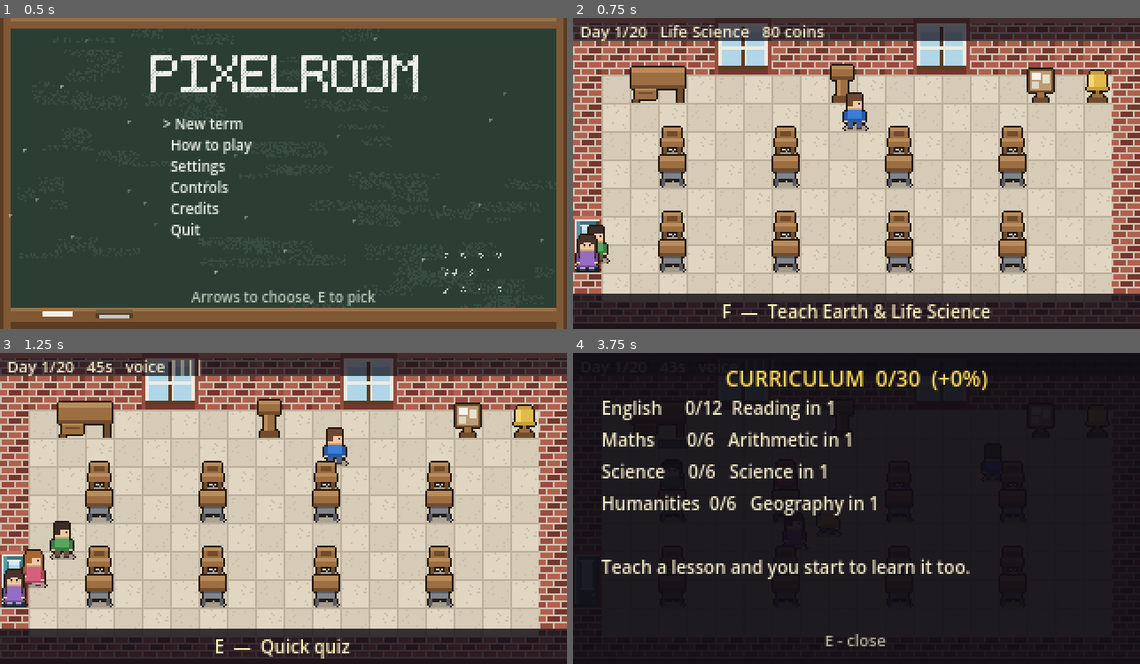
Above: before the commit, frames 1-4 (two rows, left to right).
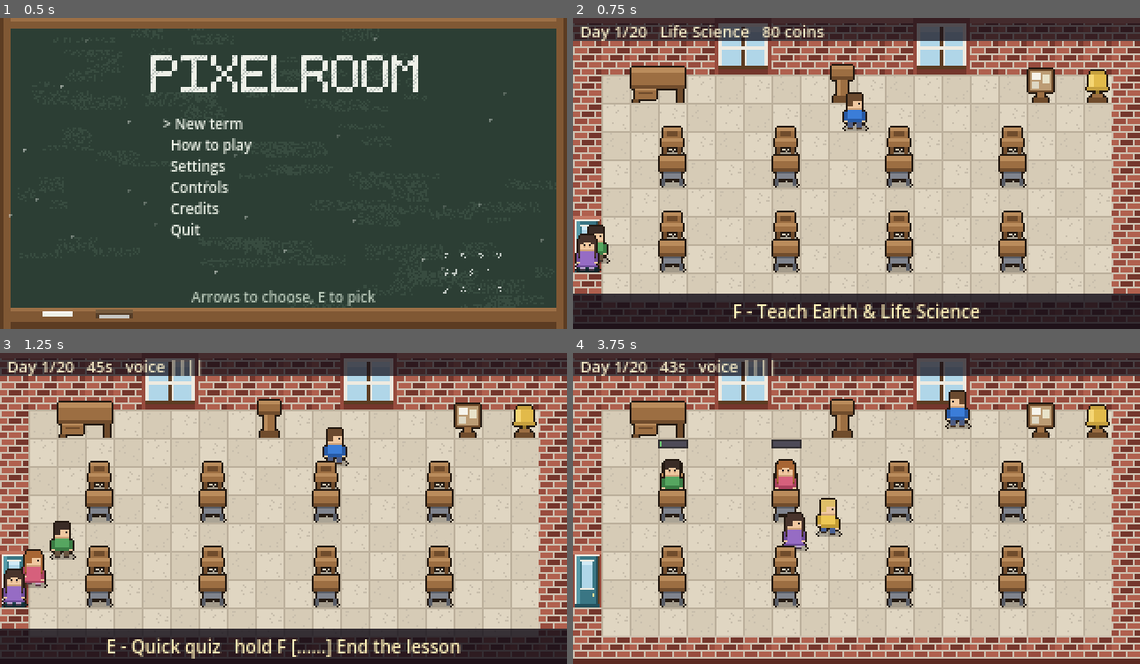
Above: after the commit, the same moments.

Repository: Mbottega16/EduSystem
Game: Godot game, scene res://scenes/ui/title.tscn
The game is run twice, just before and just after one commit, with the same random seed, the same clock (stepped at 60 frames per second) and the same inputs.
Inputs:
- Up to frame 1 (0.5 s): no input
- Up to frame 2 (0.75 s): tap Enter at 0.5 s; hold D (move_right) from 0.53 s (still down); tap E (interact) at 0.6 s
- Up to frame 3 (1.25 s): keep holding D (move_right); tap Space at 0.77 s; tap F (manage) at 0.8 s
- Up to frame 4 (3.75 s): release D (move_right) at 1.28 s; hold S (move_down) 1.28-2.03 s; tap F (manage) at 1.35, 2.3, 2.85 s; tap Space at 1.52, 3.02 s; tap E (interact) at 1.55, 2.1, 3.05 s; hold D (move_right) 2.03-2.78 s; hold W (move_up) 2.78-3.53 s; hold A (move_left) from 3.53 s (still down); hold Shift (sprint) from 3.53 s (still down)

Frame 1 is identical in both runs. In frame 2, 1.2% of the frame differs, in the area x 26-74%, y 91-97%; in frame 3, 1.5%; in frame 4, 96%, in the area x 0-100%, y 0-100%.

Commit message:
The shop was never gone; the prompt bar was only naming one button
Three reports, two of them the same bug.

THE SHOP "DISAPPEARED" and THE CURRICULUM "TOOK OVER THE BELL". The prompt
bar showed ONE target -- whichever the picker preferred, which was always E.
One target per BUTTON has been true since the podium grew a second verb; the
bar simply never said so.

So standing at the noticeboard it read "Curriculum", and the shop sitting
right there on F went unmentioned: the game looked like it had lost a
feature. Standing at the bell it read "Curriculum" again while "Ring the
bell" went unsaid on F, which is most of why the day felt impossible to end.

The bar now names both buttons whenever both are live.

THE CURRICULUM ALSO REACHED TOO FAR. Reach is the SUM of the player's zone
and the interactable's own circle -- 20 + 20 is a 40px grab, two and a half
tiles -- so a board two tiles from the bell answered from the bell's own
square. Interactables can set their own radius now and the curriculum board
uses 9px: you have to be at the board to read the board.

The shop's prompt also dropped its coin count, which was pushing its own
name off the end of the line. Your coins are on the status strip already.

COLOUR-CODED CURRICULUM. Four strands, four hues, applied consistently --
all four English rows green, both maths rows blue -- so the shape of what
you have taught is readable before a single word is. Progress is pips rather
than "2/3", and a subject you have never touched is dimmed, because what you
have NOT taught is half the information on that screen.

It needed a RichTextLabel: a Label is one colour by definition. Added as a
second body that _open() hides again, the same single line that stops any
screen leaking into the next.

Ten subjects fill the panel exactly at font 8 -- at font 10 the last three
fell off the bottom in silence, on the one screen whose job is telling you
what you have not taught yet. There is deliberately no colour key: every row
already names its own subject, so a key would cost a subject to explain
something the screen says in words.

Both bars are Labels, so both clip in silence. Both are in the fit test now.

738 assertions. Build stamp b10.

Co-Authored-By: Claude Opus 5 <noreply@anthropic.com>

Diff:
--- a/scenes/ui/hud.tscn
+++ b/scenes/ui/hud.tscn
@@ -79,6 +79,19 @@
 theme_override_font_sizes/font_size = 10
 theme_override_constants/line_spacing = 4
 
+[node name="Rich" type="RichTextLabel" parent="Overlay"]
+visible = false
+offset_left = 16.0
+offset_top = 24.0
+offset_right = 304.0
+offset_bottom = 152.0
+mouse_filter = 2
+bbcode_enabled = true
+scroll_active = false
+theme_override_colors/default_color = Color(0.95, 0.91, 0.77, 1)
+theme_override_font_sizes/normal_font_size = 10
+theme_override_constants/line_separation = 4
+
 [node name="Hint" type="Label" parent="Overlay"]
 offset_top = 156.0
 offset_right = 320.0
--- a/scripts/data/version.gd
+++ b/scripts/data/version.gd
@@ -13,7 +13,7 @@
 ##
 ## Bump BUILD whenever something lands that a player would notice.
 
-const BUILD := "b9"
+const BUILD := "b10"
 const DATED := "2026-08-14"
 
 ## The headline of what went in, short enough for one line on the title.
--- a/scripts/interact/interactable.gd
+++ b/scripts/interact/interactable.gd
@@ -12,6 +12,19 @@
 ## forever.
 
 const PICK_RADIUS := 20.0
+
+
+## Shrink (or grow) this one thing's own reach.
+##
+## Reach is the SUM of the player's zone and the interactable's circle, so a
+## default 20 here plus 20 there is a 40px grab -- two and a half tiles. Two
+## landmarks a couple of tiles apart therefore both answer from the same
+## spot, and the one on the busier button wins the prompt. Anything sharing
+## a corner with something else wants a smaller circle than the default.
+func set_pick_radius(r: float) -> void:
+	for c in get_children():
+		if c is CollisionShape2D and (c as CollisionShape2D).shape is CircleShape2D:
+			((c as CollisionShape2D).shape as CircleShape2D).radius = r
 
 ## Which button works this thing.
 ##   USE    - the constant, safe, repeated verbs: help, collect, hand in.
--- a/scripts/interact/noticeboard.gd
+++ b/scripts/interact/noticeboard.gd
@@ -16,7 +16,11 @@
 
 
 func prompt_text() -> String:
-	return "Furniture  (%d coins)" % Game.coins
+	# No coin count. The prompt bar names BOTH buttons now, and the board
+	# shares its tile with the curriculum, so a redundant number here was
+	# pushing the shop's own name off the end of the line -- which is how
+	# the shop appeared to vanish. Your coins are on the status strip.
+	return "Furniture shop"
 
 
 func interact(by: Node) -> void:
--- a/scripts/ui/hud.gd
+++ b/scripts/ui/hud.gd
@@ -31,6 +31,10 @@
 @onready var overlay: ColorRect = $Overlay
 @onready var title: Label = $Overlay/Title
 @onready var body: Label = $Overlay/Body
+## A second body for the one screen that needs COLOUR rather than columns.
+## A Label is one colour by definition, and the curriculum is a list of four
+## different subjects -- which is exactly the thing colour is for.
+@onready var rich: RichTextLabel = $Overlay/Rich
 @onready var hint: Label = $Overlay/Hint
 @onready var portrait: TextureRect = $Overlay/Portrait
 
@@ -185,29 +189,43 @@
 		prompt.visible = false
 		prompt_box.visible = false
 		return
-	var target: Interactable = null
-	if _player != null and is_instance_valid(_player) 			and is_instance_valid(_player.target):
-		target = _player.target
 	# a timed hint owns the prompt bar while it is up
 	if _hint_until > Time.get_ticks_msec() / 1000.0:
 		return
-	var showing := target != null and target.can_interact()
+	if _player == null or not is_instance_valid(_player):
+		prompt.visible = false
+		prompt_box.visible = false
+		return
+
+	# BOTH buttons, always.
+	#
+	# This used to show one target -- whichever the picker preferred, which
+	# was always E. Stand at the noticeboard and it said "Curriculum", so the
+	# SHOP, sitting right there on F, was invisible; the game looked like it
+	# had lost a feature. Stand by the bell and it said "Curriculum" again
+	# while "Ring the bell" went unmentioned on F, which is how the day
+	# became impossible to end.
+	#
+	# One target per button was already true. The bar simply was not saying so.
+	var parts: Array[String] = []
+	for action: String in ["interact", "manage"]:
+		var t: Interactable = _player.targets.get(action)
+		if t == null or not is_instance_valid(t) or not t.can_interact():
+			continue
+		var key: String = t.key_hint()
+		if t.hold_time > 0.0:
+			var held: float = _player.hold_progress if _player._holding == action else 0.0
+			var filled := int(round(held * 6.0))
+			parts.append("hold %s [%s%s] %s" % [
+				key, "#".repeat(filled), ".".repeat(6 - filled), t.prompt_text()])
+		else:
+			parts.append("%s - %s" % [key, t.prompt_text()])
+
+	var showing := not parts.is_empty()
 	prompt.visible = showing
 	prompt_box.visible = showing
 	if showing:
-		# name the key this thing actually listens for -- there are two now,
-		# and anything irreversible has to be held rather than tapped
-		var hint_key: String = target.key_hint()
-		if target.hold_time > 0.0:
-			var held: float = 0.0
-			if _player != null and is_instance_valid(_player):
-				held = _player.hold_progress
-			var filled := int(round(held * 8.0))
-			prompt.text = "hold %s [%s%s]  %s" % [
-				hint_key, "#".repeat(filled), ".".repeat(8 - filled),
-				target.prompt_text()]
-		else:
-			prompt.text = "%s  —  %s" % [hint_key, target.prompt_text()]
+		prompt.text = _clip("   ".join(parts))
 
 
 # ---------------------------------------------------------------- overlays
@@ -219,6 +237,9 @@
 	# every mode that wants a portrait turns it back on; this is the
 	# single line that stops one screen leaking into the next
 	portrait.visible = false
+	# the same single line that stops one screen leaking into the next
+	rich.visible = false
+	body.visible = true
 	overlay.visible = true
 	if _player != null and is_instance_valid(_player):
 		_player.input_locked = true
@@ -691,54 +712,95 @@
 ## Each row carries the REAL standard code its lesson cites. A concept is a
 ## component of that standard and shares its code rather than getting a
 ## made-up one of its own — see the note at the top of data/curriculum.json.
+## One colour per subject, so the shape of what you have taught is readable
+## before a single word is. Four strands, four hues, and the same hue is used
+## for that subject everywhere it appears.
+const STRAND_COLOUR := {
+	"math": "8ab4f8",      # blue
+	"ela": "9fd89f",       # green
+	"science": "f2c66b",   # amber
+	"social": "d0a3e8",    # violet
+}
+const DIM := "6a6a72"
+
+
+static func strand_colour(strand: String) -> String:
+	return String(STRAND_COLOUR.get(strand, "cfcfcf"))
+
+
 func show_curriculum() -> void:
 	_open(Mode.REPORT)
+	# this is the one screen that is a list of four different SUBJECTS, so
+	# it gets the rich body rather than the plain one
+	body.visible = false
+	rich.visible = true
+	# Ten subjects plus a key is eleven lines. At the default spacing that
+	# runs off the bottom and silently drops the last three subjects -- on a
+	# screen whose whole job is "what have I not taught yet", the worst
+	# possible thing to lose.
+	# A RichTextLabel's line box is taller than its font size, so eleven rows
+	# at font 10 do not fit 128px however tight the separation. Font 8 does,
+	# and this screen is a scannable list rather than prose.
+	rich.add_theme_constant_override("line_separation", 1)
+	rich.add_theme_font_size_override("normal_font_size", 8)
+	# Ten subjects plus a key is eleven lines. At the default spacing that
+	# runs off the bottom and silently loses the last three subjects, which
+	# on a screen whose whole job is "what have I not taught yet" is the
+	# worst possible thing to drop.
+	rich.add_theme_constant_override("line_separation", 1)
 
 	var known: int = Game.concepts.size()
-	# The headline number goes in the TITLE, where nothing can push it off.
-	title.text = "CURRICULUM  %d/%d  (+%.0f%%)" % [
-		known, Curriculum.concept_count(), Game.concept_bonus() * 100.0]
-
-	# GROUPED BY SUBJECT, not listed by lesson.
-	#
-	# Ten lesson rows do not fit. The panel holds about six lines whatever
-	# font size is asked for -- the game's font is a fixed-size pixel font,
-	# so add_theme_font_size_override() on this Label does nothing at all,
-	# which is worth knowing before designing another list screen.
-	#
-	# Four subjects is also the better summary: what you want off this screen
-	# is which subject to teach next, not a ten-row audit.
-	var got := {}
-	var total := {}
-	var nearest := {}          # strand -> [lessons still to teach, name]
+	title.text = "CURRICULUM  %d/%d" % [known, Curriculum.concept_count()]
+
+	# Grouped by lesson, because that is how they unlock: teach a lesson
+	# again and the next one down its list opens.
+	var lines: Array[String] = []
 	for l: Dictionary in Curriculum.lessons:
 		var lid := String(l.get("id", ""))
-		var strand := String(l.get("strand", ""))
+		var times := Game.times_taught(lid)
+		var total: int = Curriculum.concepts_of(lid).size()
+		var got := 0
+		var next_at := -1
 		for c: Dictionary in Curriculum.concepts_of(lid):
-			total[strand] = int(total.get(strand, 0)) + 1
 			if Game.knows_concept(String(c.get("id", ""))):
-				got[strand] = int(got.get(strand, 0)) + 1
-			elif not nearest.has(strand):
-				nearest[strand] = [
-					maxi(1, int(c.get("at", 1)) - Game.times_taught(lid)),
-					Curriculum.short_name(l)]
-
-	var lines: Array[String] = []
-	for strand: String in Curriculum.strands():
-		var tail := "all learned"
-		if nearest.has(strand):
-			var row: Array = nearest[strand]
-			tail = "%s in %d" % [String(row[1]), int(row[0])]
-		lines.append("%-11s %d/%-3d %s" % [
-			Curriculum.strand_label(strand),
-			int(got.get(strand, 0)), int(total.get(strand, 0)), tail])
-
+				got += 1
+			elif next_at < 0:
+				next_at = int(c.get("at", 1))
+
+		var hue := strand_colour(String(l.get("strand", "")))
+		# A lesson you have never touched is dimmed rather than hidden: what
+		# you have NOT taught is half the information on this screen.
+		var name_hue := hue if times > 0 else DIM
+		var tail := "[color=#%s]all learned[/color]" % hue
+		if next_at >= 0:
+			tail = "[color=#%s]next after %d more[/color]" % [
+				DIM, maxi(1, next_at - times)]
+		lines.append("[color=#%s]%s[/color] %s  %s  %s" % [
+			name_hue, Curriculum.short_name(l).rpad(13),
+			String(l.get("standard", "")).rpad(9),
+			_pips(got, total, hue), tail])
+
+	# No colour key. Ten subjects fill the panel exactly, and every row
+	# already NAMES its own subject -- the colour groups them (all four
+	# English rows green, both maths rows blue) rather than being the only
+	# thing carrying the meaning. A key would cost a subject to explain
+	# something the screen already says in words.
+	rich.text = "
+".join(lines)
 	if known == 0:
-		lines.append("")
-		lines.append("Teach a lesson and you start to learn it too.")
-	body.text = "
-".join(lines)
-	hint.text = "E - close"
+		hint.text = "E - close.   Teach a lesson and you start to learn it too."
+	else:
+		hint.text = _clip("E - close.   +%.0f%% to every grade%s" % [
+			Game.concept_bonus() * 100.0,
+			" (capped)" if Game.concept_bonus()
+				>= Balance.concept_bonus_cap - 0.0001 else ""])
+
+
+## Filled and empty marks rather than "2/3", so a row reads at a glance.
+func _pips(got: int, total: int, hue: String) -> String:
+	return "[color=#%s]%s[/color][color=#%s]%s[/color]" % [
+		hue, "*".repeat(got), DIM, "-".repeat(maxi(0, total - got))]
+
 
 
 ## The quiz results, straight away, worst first.
--- a/scripts/world/room_builder.gd
+++ b/scripts/world/room_builder.gd
@@ -286,6 +286,10 @@
 	cur.set_script(CURRICULUM_SCRIPT)
 	cur.add_to_group("curriculum_board")
 	body.add_child(cur)
+	# The board sits two tiles from the BELL, and reach is the sum of both
+	# circles -- so at the default it answered from the bell's own tile and
+	# took the prompt with it. You have to be at the board to read the board.
+	cur.set_pick_radius(9.0)
 
 	grid.set_cell(Layout.BOARD, Grid.Cell.BLOCKED)
 	return it
--- a/tests/run.gd
+++ b/tests/run.gd
@@ -2070,6 +2070,23 @@
 		_overflow(hud.body, PANEL_LINES))
 	hud.close()
 
+	# The PROMPT BAR names both buttons now, and two landmarks sharing a tile
+	# is exactly when it is longest. It is a Label, so it clips in silence.
+	Game.set_phase(Game.Phase.AFTERNOON)
+	await place_player(Layout.BOARD + Vector2i(0, 1), Actor.DIR_UP)
+	hud._update_prompt()
+	chk("both buttons are named at the noticeboard",
+		hud.prompt.text.contains("Curriculum") and hud.prompt.text.contains("shop"),
+		hud.prompt.text)
+	chk("and the prompt bar fits on its line",
+		hud.prompt.text.length() <= hud.LINE_CHARS,
+		"%d: %s" % [hud.prompt.text.length(), hud.prompt.text])
+
+	await place_player(Layout.BELL + Vector2i(0, 1), Actor.DIR_UP)
+	hud._update_prompt()
+	chk("and the bell is named at the bell, not the curriculum",
+		hud.prompt.text.contains("bell"), hud.prompt.text)
+
 	# The status strip is a Label too, and it runs off the right-hand edge
 	# the moment a lesson adds a clock, a voice meter and three counters.
 	Game.set_phase(Game.Phase.LESSON)
--- a/tools/shot.gd
+++ b/tools/shot.gd
@@ -112,6 +112,22 @@
 			hud._render_catalogue()
 		"class_list":
 			hud.show_class_list()
+		"curriculum":
+			for i in 7:
+				Game.record_taught("basic_arithmetic")
+			for i in 4:
+				Game.record_taught("reading_fluency")
+			Game.record_taught("science_basics")
+			hud.show_curriculum()
+		"at_board":
+			# standing at the noticeboard: BOTH buttons must be named
+			Game.set_phase(Game.Phase.AFTERNOON)
+			world.player.global_position = Grid.tile_to_world(
+				Layout.BOARD + Vector2i(0, 1))
+		"at_bell":
+			Game.set_phase(Game.Phase.AFTERNOON)
+			world.player.global_position = Grid.tile_to_world(
+				Layout.BELL + Vector2i(0, 1))
 		"title":
 			hud.show_title()
 		"inspection":
